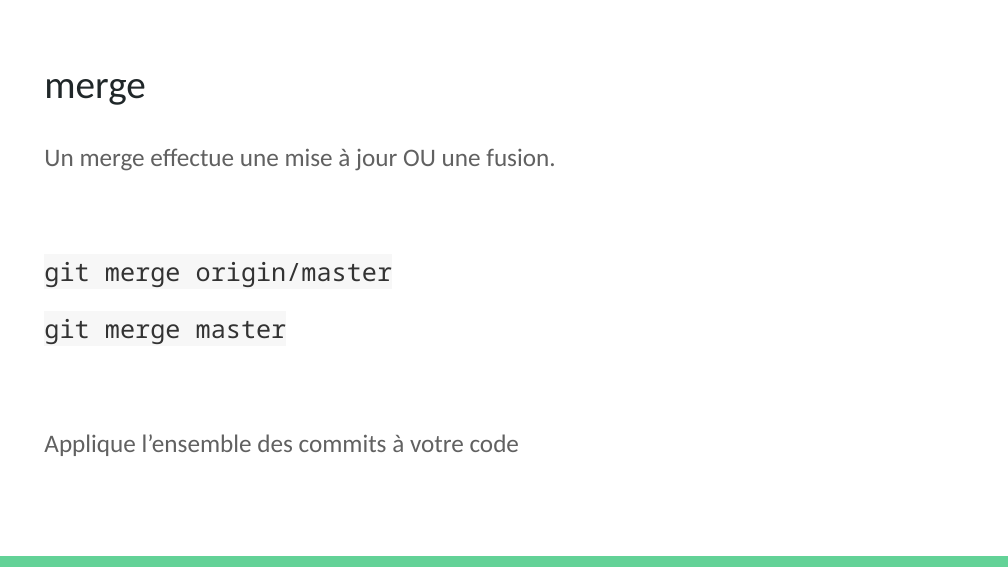
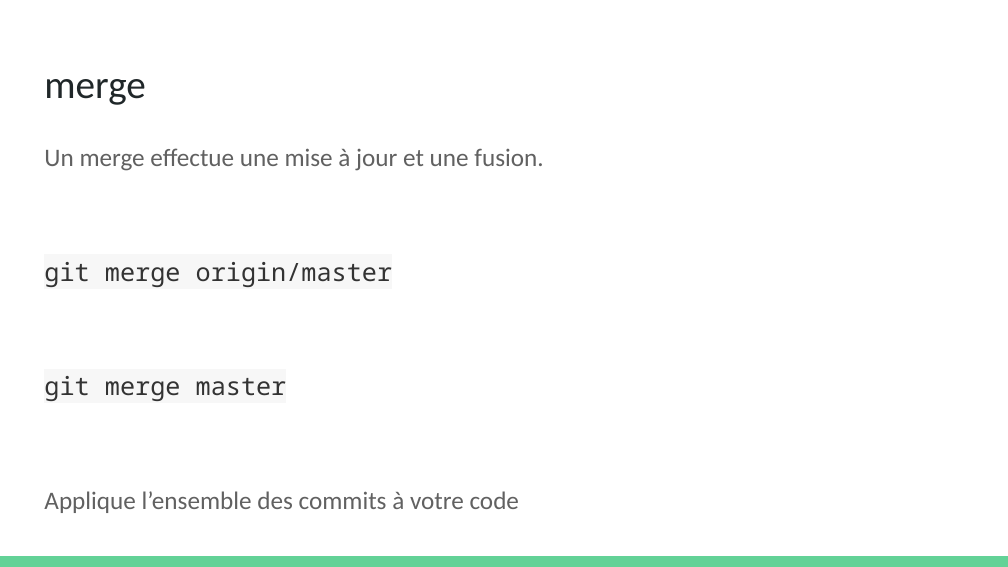
Before and after one commit to olivier-pitton/dant, a slide deck: slide 17 of git/Cours Git.pptx. Drawn at 1008x567 pixels with LibreOffice and Linux fonts; fonts in the diff are those of the drawing. Boxes give left, top, right and bottom in pixels: in the first picture for what was removed or moved away, otherwise in the second. Text is boxed around its words. In the diff, an @@ line names an element or a change of style, - is before the commit and + after.

```diff
--- a/git/Cours Git.pptx
+++ b/git/Cours Git.pptx
@@ text at [44, 148, 543, 171]: text changed @@
-Un merge effectue une mise à jour OU une fusion.
+Un merge effectue une mise à jour et une fusion.
@@ text at [44, 262, 519, 513]: more space between paragraphs @@
```
Also in this commit, not shown: 27 other slides changed, 1 other file.
